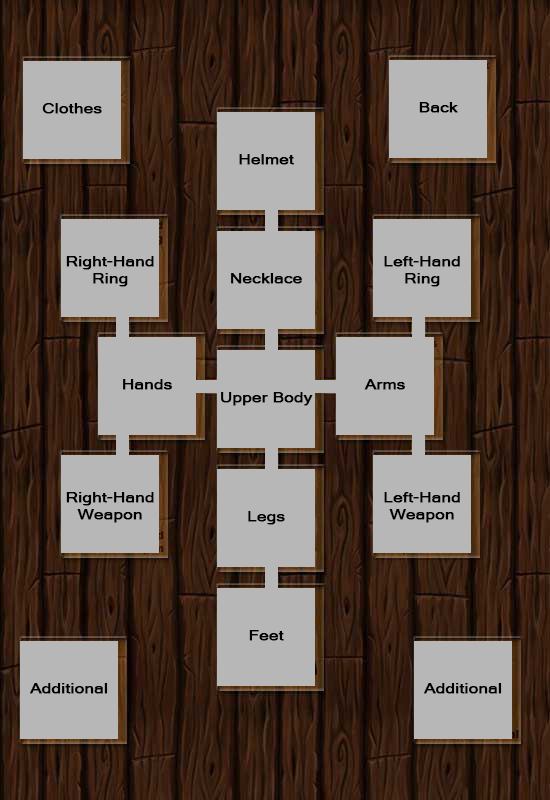
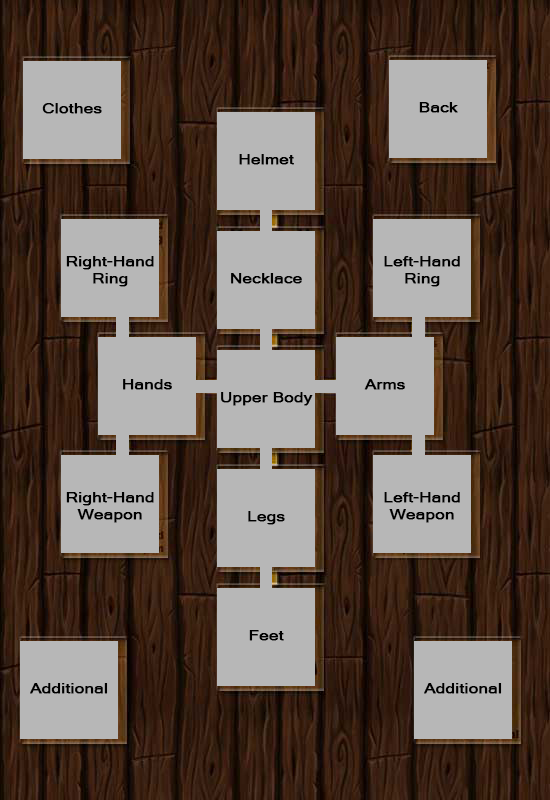
Layers edited between the first and the second w=550, h=800 image:
painted on "Layer 19" over [272, 210, 278, 588]
added layer "Layer 21" above "Layer 0" over [260, 210, 265, 588]
